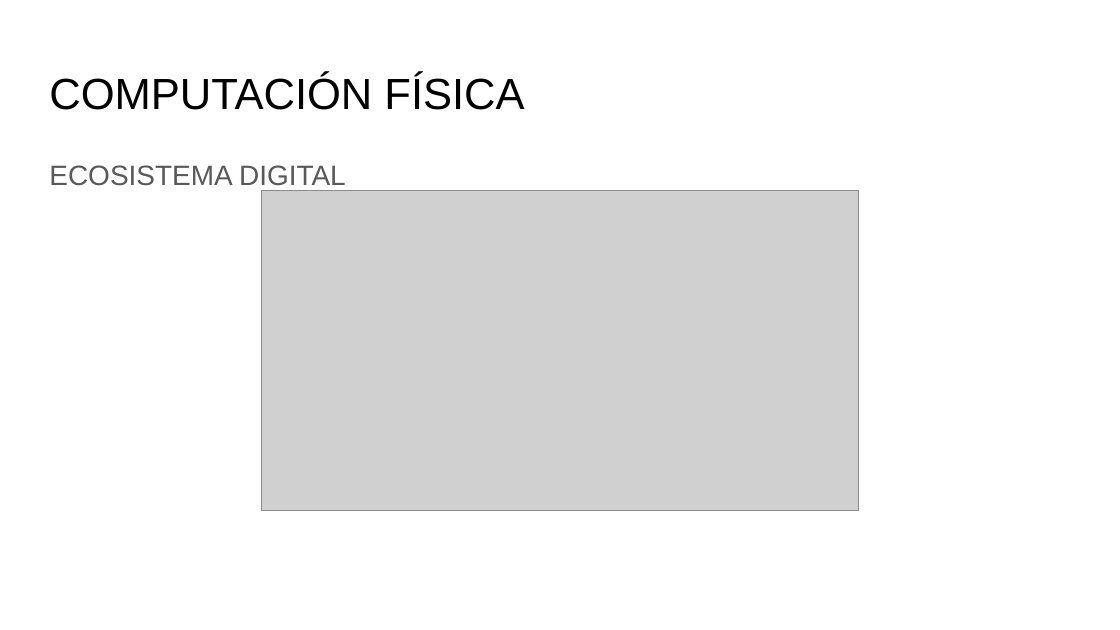
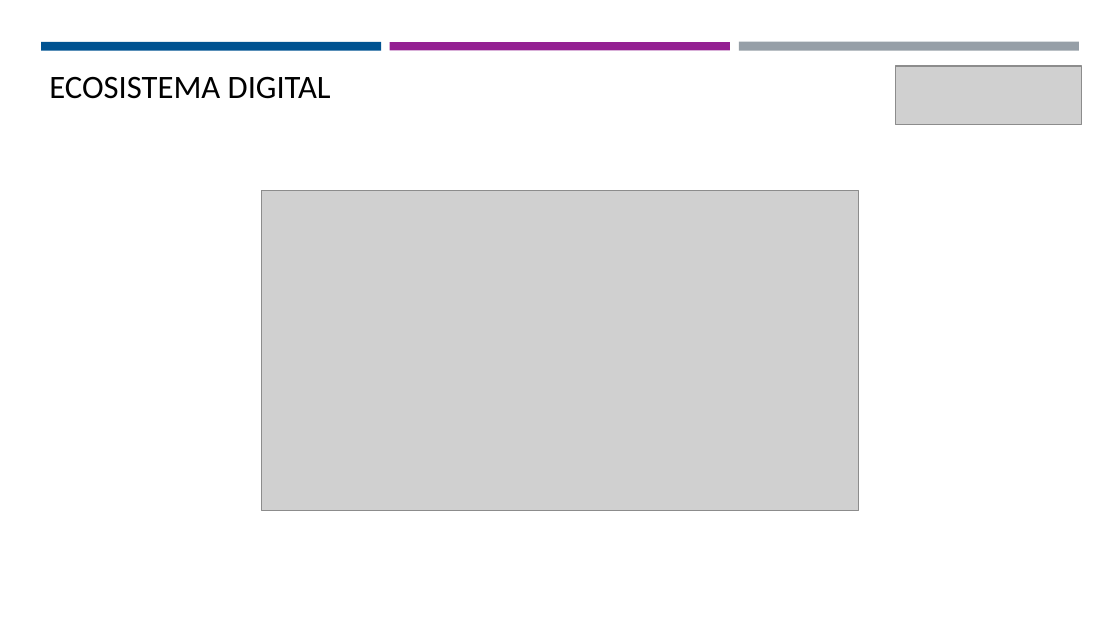
Before and after one commit to Domiciano/EcoApp201, a slide deck: slide 2 of Programa.pptx. Drawn at 1120x630 pixels with LibreOffice and Linux fonts; fonts in the diff are those of the drawing; grey boxes stand for pictures. Boxes give left, top, right and bottom in pixels: in the first picture for what was removed or moved away, otherwise in the second. Text is boxed around its words. In the diff, an @@ line names an element or a change of style, - is before the commit and + after.

```diff
--- a/Programa.pptx
+++ b/Programa.pptx
@@ title "ECOSISTEMA DIGITAL": place and size @@
-title "ECOSISTEMA DIGITAL" at [49,165,346,186]
+title "ECOSISTEMA DIGITAL" at [49,76,331,99]
@@ title "ECOSISTEMA DIGITAL" at [49,76,331,99]: size 18 to 21 pt, font Arial to Calibri, text colour #595959 to #000000; line spacing 1.15 to 1; less space between paragraphs @@
@@ rectangle added at [41,43,382,52], fill #005392 @@
@@ rectangle added at [390,43,730,50], fill #942092 @@
@@ rectangle added at [739,41,1080,50], fill #969FA7 @@
@@ title removed at [49,74,524,110] @@
-COMPUTACIÓN FÍSICA
@@ picture added at [895,66,1081,124] @@
```
Also in this commit, not shown: 12 other slides changed, 2 slides added.
